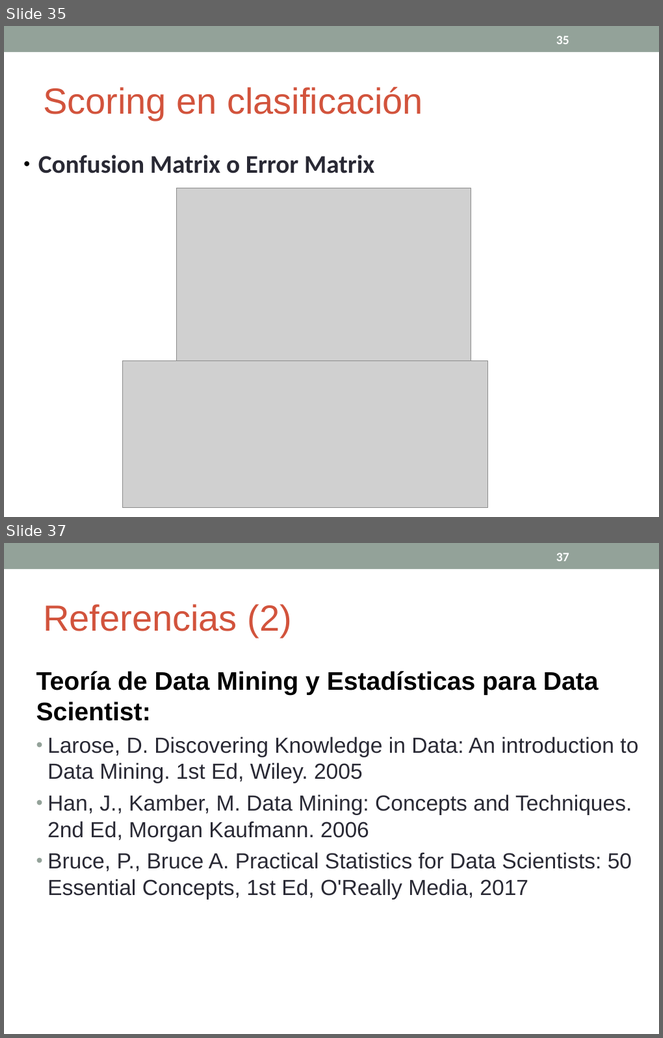
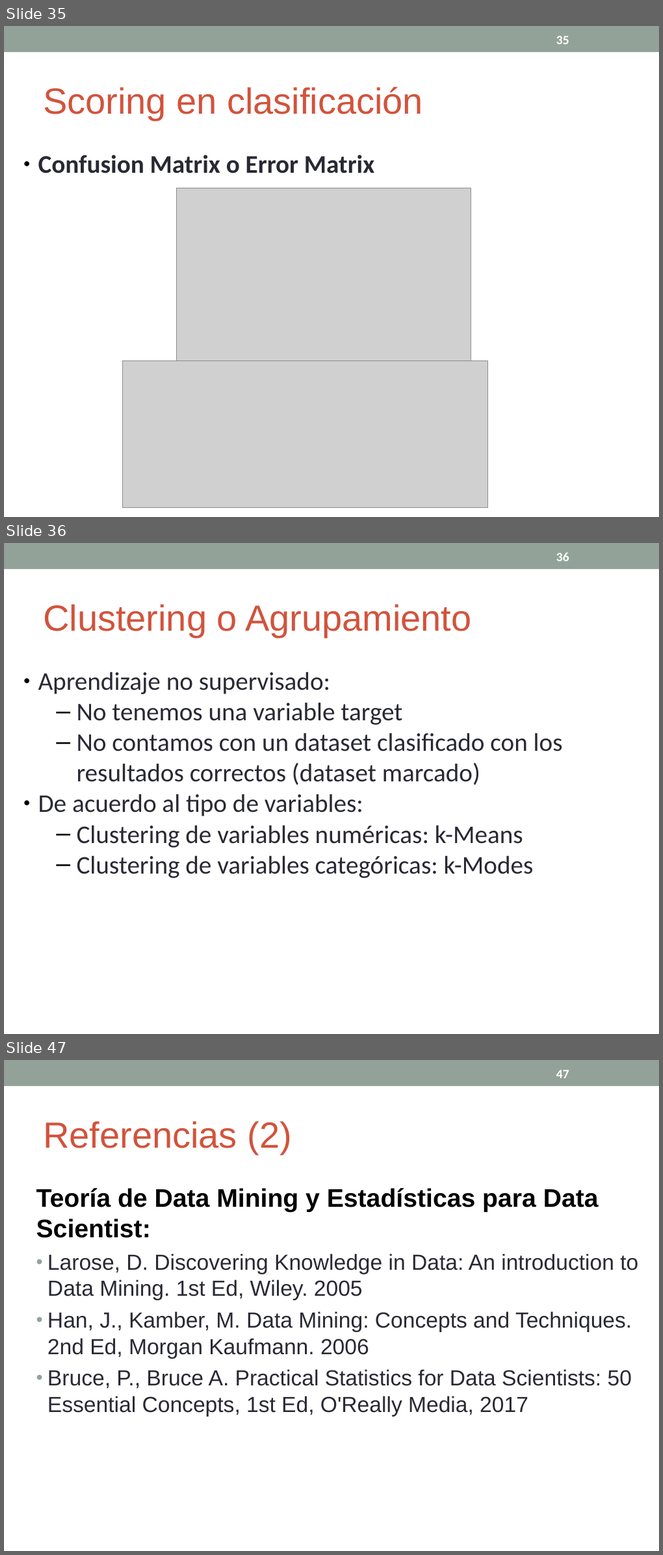
Before and after one commit to cdsparaguay/cursoml, a slide deck: clases/Clase03_ML.ppt. Shown one above the other, each under a label of ours: slides 35 and 37 before the commit, slides 35, 36 and 47 after it; the slides between them are not shown. The pictures are 663x1038 and 663x1555 pixels, drawn with LibreOffice and Linux fonts; fonts in the diff are those of the drawing; grey boxes stand for pictures. Boxes give left, top, right and bottom in pixels: in the first picture for what was removed or moved away, otherwise in the second. Text is boxed around its words. In the diff, an @@ line names an element or a change of style, - is before the commit and + after.

Commit message:
Se agrega el archivo de contratos con nuevas marcas de prorrogas Se agrega diapositivas para agrupamiento

```diff
--- a/clases/Clase03_ML.ppt
+++ b/clases/Clase03_ML.ppt
@@ slide 36 added at (x1=4, y1=543, x2=659, y2=1034), background #FFFFFF; not listed: 1 template element that a slide beside it also shows @@
@@ page number added at (x1=556, y1=552, x2=570, y2=561), 14 pt, text #FFFFFF, bold @@
+36
@@ text added at (x1=43, y1=604, x2=471, y2=637), 40 pt, text #D2533C @@
+Clustering o Agrupamiento
@@ text added at (x1=38, y1=672, x2=563, y2=878), 28 pt, text #292934 @@
+● Aprendizaje no supervisado:
+  – No tenemos una variable target
+  – No contamos con un dataset clasificado con los resultados correctos (dataset marcado)
+● De acuerdo al tipo de variables:
+  – Clustering de variables numéricas: k-Means
+  – Clustering de variables categóricas: k-Modes
@@ what was slide 37 is now slide 47 @@
@@ page number at (x1=556, y1=1070, x2=570, y2=1078): text changed @@
-37
+47
```
Also in this commit, not shown: 2 slides changed, 9 other slides added, 2 other files.
